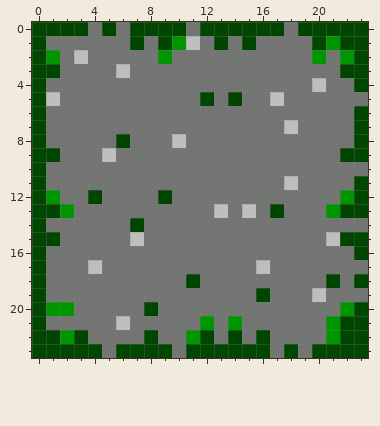
One commit to this pixel-art sprite: gamemelon/debug/images/grave/road_02.png. The picture above is the old version.
The file is 24x24 pixels.
New version:
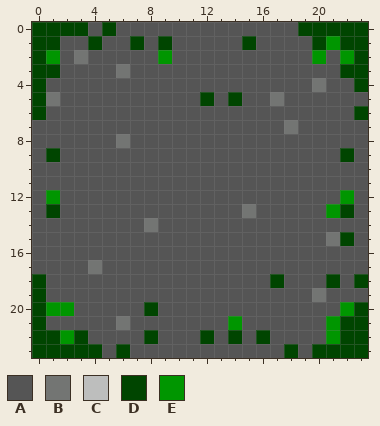
Palette (. is transparent): A #555555  B #737573  C #bdbebd  D #004500  E #009600
Difference:
Changed rows in their new state; - is an unchanged pixel.
first column x 0:
 0 ----A-AAAAAAAAAAAAA-----
 1 -DAADAA-A-AAAAA-AAAA----
 2 --ABAAAAA-AAAAAAAAAA-A--
 3 --AAAABAAAAAAAAAAAAAAA--
 4 -AAAAAAAAAAAAAAAAAAABAA-
 5 -BAAAAAAAAAA-A-AABAAAAAA
 6 -AAAAAAAAAAAAAAAAAAAAAA-
 7 AAAAAAAAAAAAAAAAAABAAAAA
 8 AAAAAABAAAAAAAAAAAAAAAAA
 9 A-AAAAAAAAAAAAAAAAAAAA-A
10 AAAAAAAAAAAAAAAAAAAAAAAA
11 AAAAAAAAAAAAAAAAAAAAAAAA
12 A-AAAAAAAAAAAAAAAAAAAA-A
13 A-AAAAAAAAAAAAABAAAAA--A
14 AAAAAAAA-AAAAAAAAAAAAAAA
15 AAAAAAAAAAAAAAAAAAAAAB-A
16 AAAAAAAAAAAAAAAAAAAAAAAA
17 AAAABAAAAAAAAAAAAAAAAAAA
18 -AAAAAAAAAAAAAAAADAAA-A-
19 -AAAAAAAAAAAAAAAAAAABAAA
20 ---AAAAA-AAAAAAAAAAAAA--
21 -AAAAABAAAAAAA-AAAAAA---
22 ----AAAA-AAA-A-A-AAAA---
23 -----A-AAAAAAAAAAA-A----
Pixel boxes of the changes (left, top, right, bottom) in both pictures:
changed: (32, 22, 368, 358)
